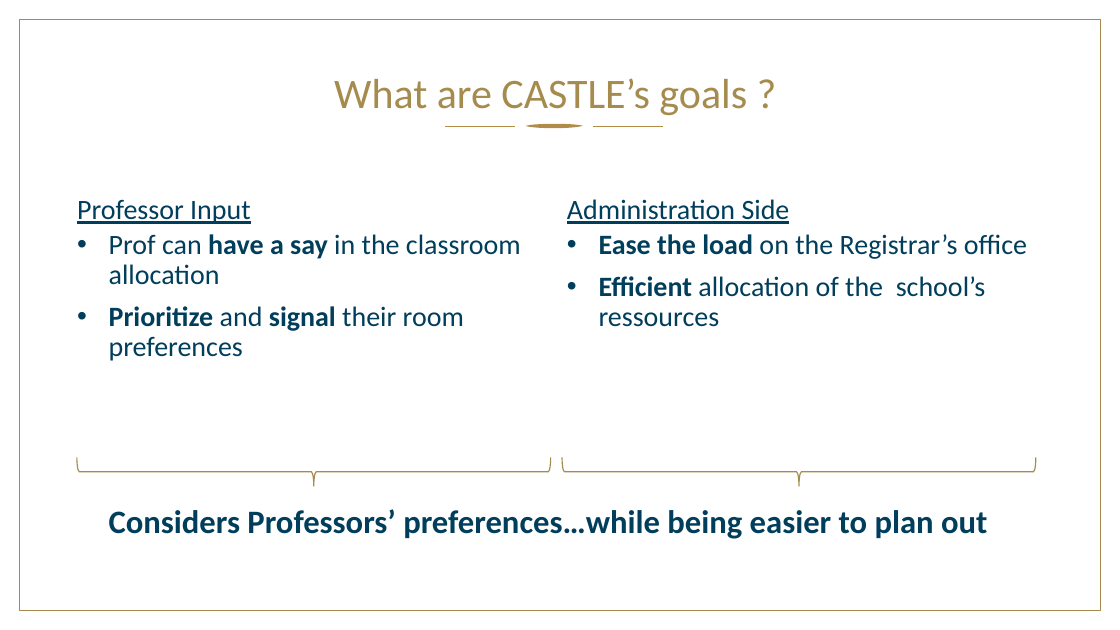
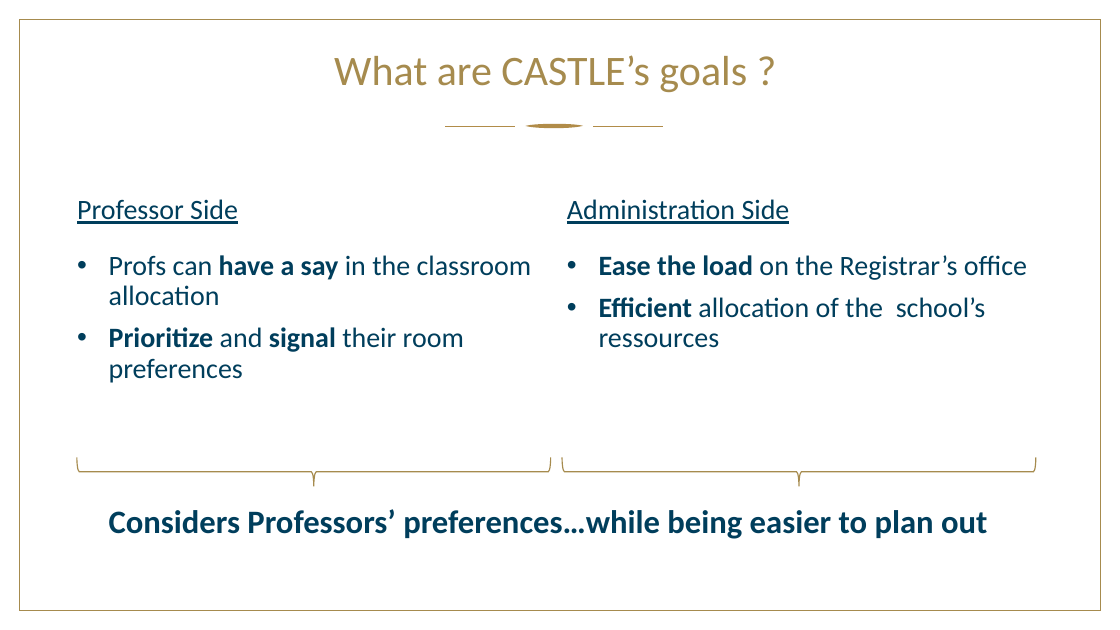
Before and after one commit to Mttmin/classroom_allocation, a slide deck: slide 4 of Pitch Minguet.pptx (slide 3 before the commit). Drawn at 1120x630 pixels with LibreOffice and Linux fonts; fonts in the diff are those of the drawing; background and template pictures are left out. Boxes give left, top, right and bottom in pixels: in the first picture for what was removed or moved away, otherwise in the second. Text is boxed around its words. In the diff, an @@ line names an element or a change of style, - is before the commit and + after.

```diff
--- a/Pitch Minguet.pptx
+++ b/Pitch Minguet.pptx
@@ title "What are CASTLE’s goals ?": place and size @@
-title "What are CASTLE’s goals ?" at [334,78,747,115]
+title "What are CASTLE’s goals ?" at [334,55,747,92]
@@ text at [77,199,238,224]: text changed @@
-Professor Input
+Professor Side
@@ text "Profs can have a say ...": place and size @@
-text "Profs can have a say ..." at [109,234,521,361]
+text "Profs can have a say ..." at [109,255,532,383]
@@ text at [109,255,532,306]: text changed @@
-• Prof can have a say in the classroom allocation
+• Profs can have a say in the classroom allocation
@@ text "Ease the load on the ...": place and size @@
-text "Ease the load on the ..." at [599,234,1027,327]
+text "Ease the load on the ..." at [599,255,1027,348]
```
Also in this commit, not shown: 6 other slides changed, 1 slide added, 5 other files.
